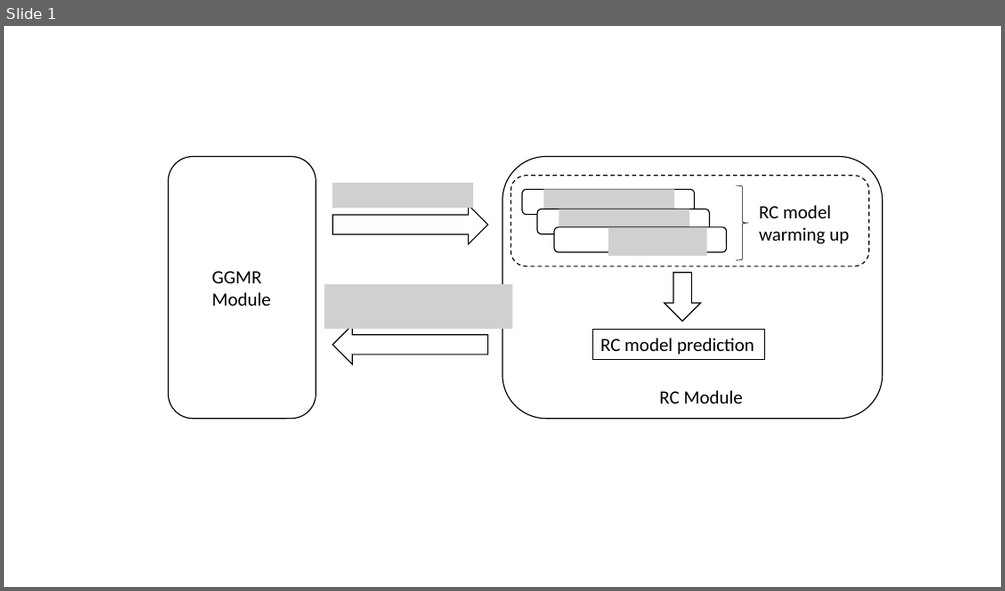
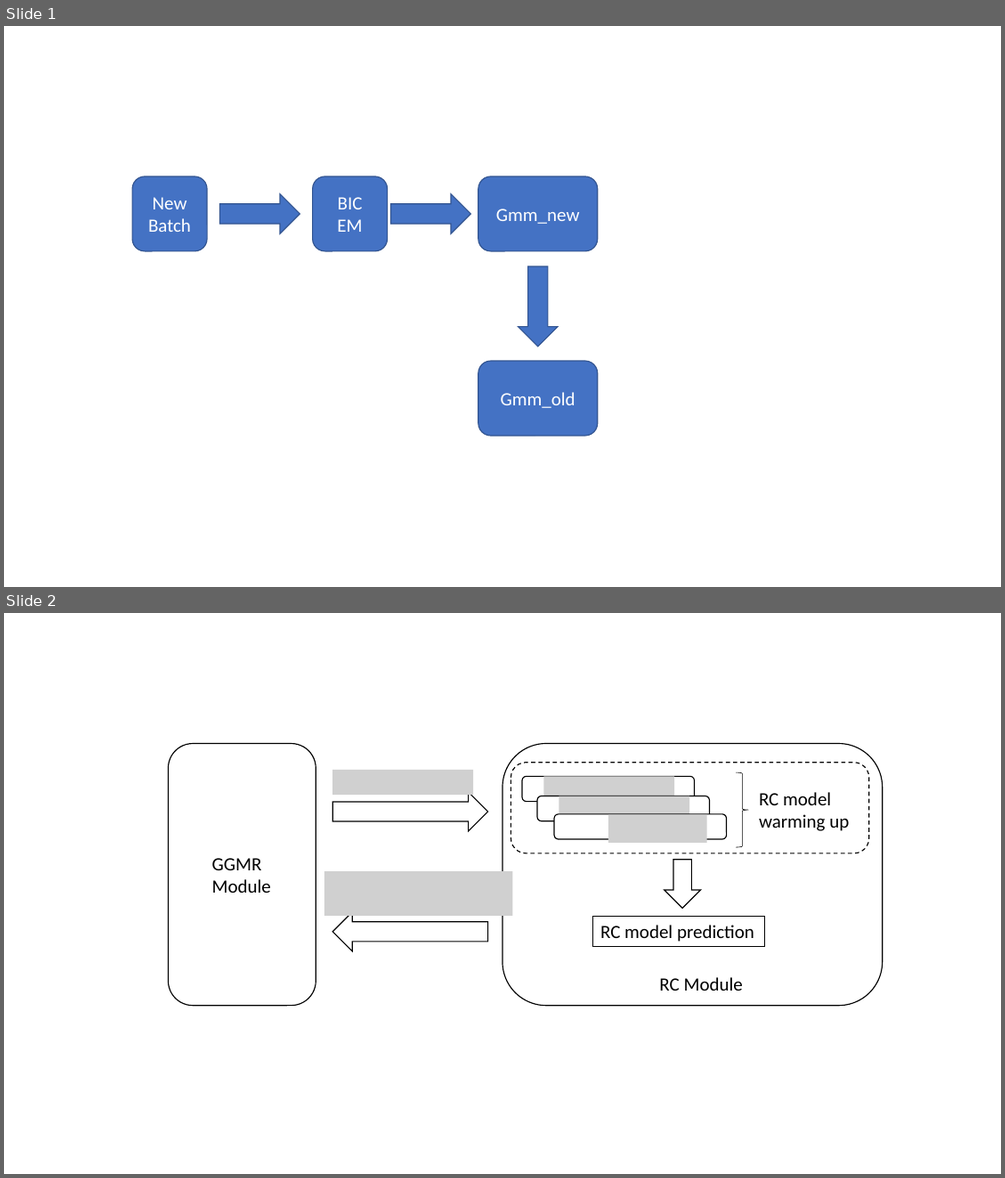
Before and after one commit to xixihaha1995/Hybrid_RC_GGMR, a slide deck: writing/Purdue_Hybrid_Final.pptx. Shown one above the other, each under a label of ours: slide 1 before the commit, slides 1 and 2 after it. The pictures are 1005x591 and 1005x1178 pixels, drawn with LibreOffice and Linux fonts; fonts in the diff are those of the drawing; grey boxes stand for pictures. Boxes give left, top, right and bottom in pixels: in the first picture for what was removed or moved away, otherwise in the second. Text is boxed around its words. In the diff, an @@ line names an element or a change of style, - is before the commit and + after.

```diff
--- a/writing/Purdue_Hybrid_Final.pptx
+++ b/writing/Purdue_Hybrid_Final.pptx
@@ slide 1 added at <box>4,26,1001,587</box>, background #FFFFFF @@
@@ rounded rectangle added at <box>133,176,208,251</box>, fill #4472C4, outline #325491 1 pt, 18 pt, text #FFFFFF @@
+New Batch
@@ rounded rectangle added at <box>313,176,388,251</box>, fill #4472C4, outline #325491 1 pt, 18 pt, text #FFFFFF @@
+BIC
+EM
@@ rounded rectangle added at <box>478,176,597,251</box>, fill #4472C4, outline #325491 1 pt, 18 pt, text #FFFFFF @@
+Gmm_new
@@ right arrow added at <box>220,194,300,234</box>, fill #4472C4, outline #325491 1 pt @@
@@ right arrow added at <box>390,194,470,234</box>, fill #4472C4, outline #325491 1 pt @@
@@ down arrow added at <box>518,266,558,346</box>, fill #4472C4, outline #325491 1 pt @@
@@ rounded rectangle added at <box>478,361,597,435</box>, fill #4472C4, outline #325491 1 pt, 18 pt, text #FFFFFF @@
+Gmm_old
@@ what was slide 1 is now slide 2 @@
```
Also in this commit, not shown: 2 other files.
